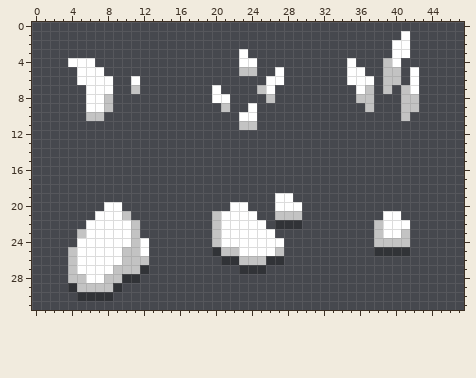
Pixel-art sprite, stored at imgs/props.png. Above is the file before it was changed.
The file is 48x32 pixels.
Once edited:
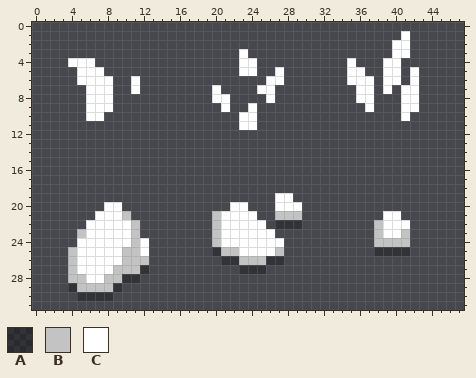
Palette (. is transparent): A #0000004c  B #c3c3c3  C #ffffff
The edit:
y 4: x 39 B -> C
y 5: x 23..24 BB -> CC; x 39..40 BB -> CC
y 6: x 39..40 BB -> CC
y 7: x 11 B -> C; x 25 B -> C; x 37 B -> C; x 39 B -> C; x 41 B -> C
y 8: x 8 B -> C; x 26 B -> C; x 36..37 BB -> CC; x 41..42 BB -> CC
y 9: x 8 B -> C; x 21 B -> C; x 37 B -> C; x 41..42 BB -> CC
y 10: x 6..7 BB -> CC; x 41 B -> C
y 11: x 23..24 BB -> CC
Pixel boxes of the changes (left, top, right, bottom) in both pictures:
changed: (356, 58, 419, 121)
changed: (221, 67, 275, 130)
changed: (86, 85, 140, 121)
